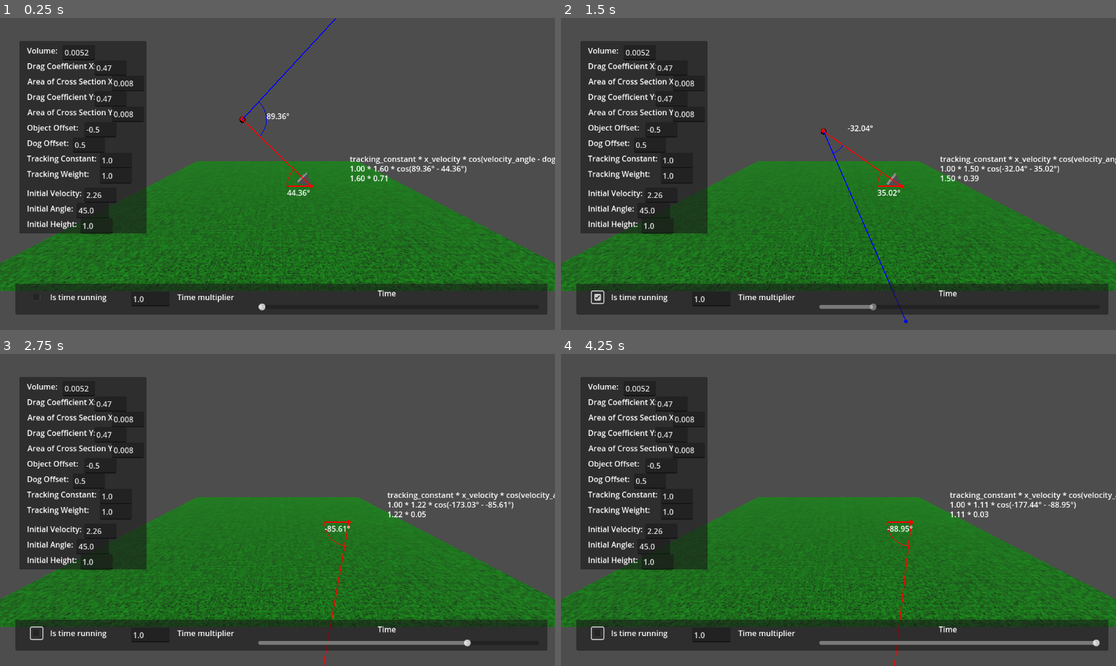
Above: before the commit, frames 1-4 (two rows, left to right).
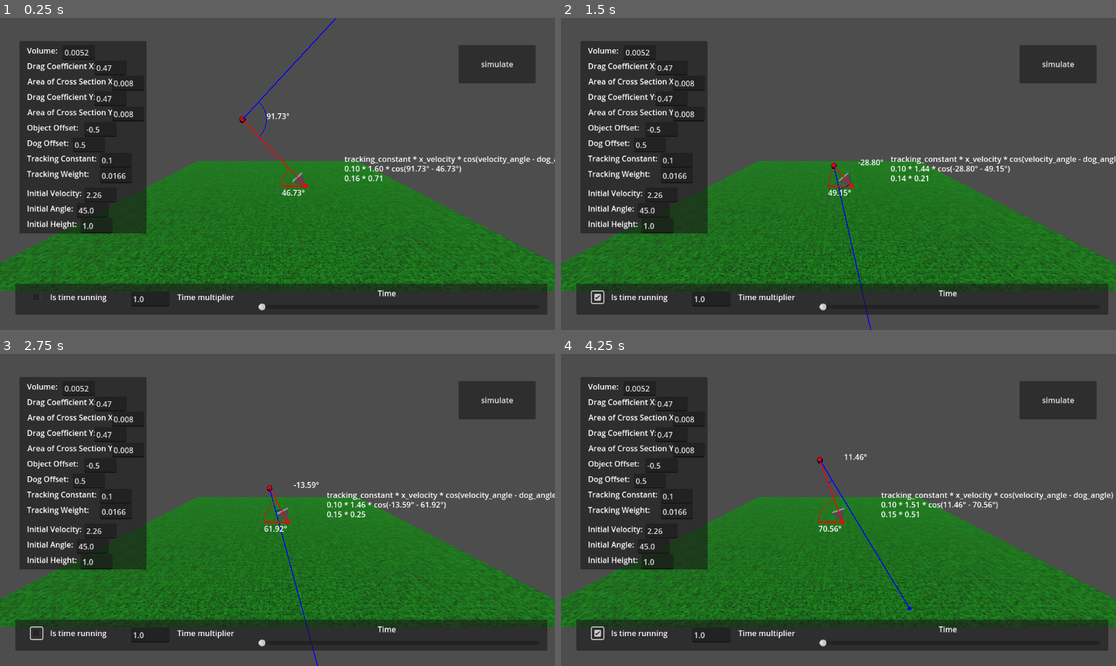
Above: after the commit, the same moments.

Repository: millioja01/fritz
Game: Godot game, scene res://main.tscn
Two runs of this game, one before a commit and one after it. Both use one fixed random seed, a clock stepped at 60 frames per second and the inputs below.
Inputs (mouse positions are in pixels of both pictures, inside the frame that each line leads up to):
- Up to frame 1 (0.25 s): no input
- Up to frame 2 (1.5 s): click (1060, 64) at 0.5 s, where only the run after the commit has a clickable "simulate"; click (599, 298) at 1.25 s
- Up to frame 3 (2.75 s): click (38, 634) at 2 s
- Up to frame 4 (4.25 s): click (1060, 400) at 2.75 s, where only the run after the commit has a clickable "simulate"; click (599, 634) at 3.5 s

The runs differ from the first frame. In frame 1, 2.8% of the frame differs, in the area x 11-100%, y 8-70%; in frame 2, 3.4%; in frame 3, 3.7%; in frame 4, 3.9%, in the area x 6-100%, y 8-100%.

Commit message:
add testing

Diff:
--- a/main.gd
+++ b/main.gd
@@ -15,9 +15,17 @@
 var drag_coefficient := 0.47 # Cd
 var area_of_cross_section := 0.008 # Ac
 var simulation_time := 0.0 # t
-var tracking_constant := 1.0
-var tracking_weighting := 1.0
-
+var tracking_constant := 0.1
+var tracking_weighting := 0.0166667
+
+var is_testing := false
+var allowed_error := deg_to_rad(22.5)
+var total_tries := 10
+var deviance := 2.0
+var x_error := 0.0
+var y_error := 0.0
+var current_try := 1
+var successes := 0
 
 func _input(event: InputEvent) -> void:
 	if event.is_action_pressed("hide"):
@@ -25,6 +33,10 @@
 
 
 func _physics_process(delta: float) -> void:
+	if is_testing:
+		testing(delta)
+		return
+
 	if %TimeCheckBox.button_pressed:
 		simulation_time += delta * %TimeMultiplier.text.to_float()
 		if simulation_time > %TimeSlider.max_value:
@@ -40,11 +52,55 @@
 	set_object_position(get_x_position(simulation_time), get_y_position(simulation_time))
 	set_object_velocity(get_x_velocity(simulation_time), get_y_velocity(simulation_time))
 
+	$Dog.position.x = get_sum_of_dog_change(delta, simulation_time) + dog_x_offset
 	update_dog_angle(simulation_time, $Dog.position.x)
+
+
+func _on_simulate_button_pressed() -> void:
+	x_error = (randf() - 0.5) * deviance * 2.0
+	y_error = (randf() - 0.5) * deviance * 2.0
+	current_try = 1
+	successes = 0
+	simulation_time = 0.0
+	is_testing = true
+
+
+func testing(delta: float) -> void:
+	if current_try > 10:
+			print(str(successes) + "/" + str(total_tries))
+			is_testing = false
+			return
+
+	if $Dog/Area3D.has_overlapping_bodies():
+		var angle := atan(get_y_velocity(simulation_time) / -get_x_velocity(simulation_time))
+		angle -= get_dog_angle(simulation_time, get_sum_of_dog_change(delta, simulation_time) + dog_x_offset)
+		angle = abs(angle)
+		print(rad_to_deg(angle))
+
+		if angle <= allowed_error:
+			successes += 1
+			print("success")
+		else:
+			print("angle is incorrect")
+
+		x_error = (randf() - 0.5) * deviance * 2.0
+		y_error = (randf() - 0.5) * deviance * 2.0
+		simulation_time = 0.0
+		current_try += 1
+	elif get_y_position(simulation_time) < 0.0:
+		x_error = (randf() - 0.5) * deviance * 2.0
+		y_error = (randf() - 0.5) * deviance * 2.0
+		simulation_time = 0.0
+		current_try += 1
+		print("hit ground")
+
+	simulation_time += delta * $CanvasLayer/Control/TimePanel/TimeMultiplier.text.to_float()
+
+	set_object_position(get_x_position(simulation_time), get_y_position(simulation_time))
+	set_object_velocity(get_x_velocity(simulation_time), get_y_velocity(simulation_time))
+
 	$Dog.position.x = get_sum_of_dog_change(delta, simulation_time) + dog_x_offset
-
-	print(rad_to_deg(get_tracking_angle(simulation_time, $Dog.position.x)))
-#	print(get_x_velocity(simulation_time))
+	update_dog_angle(simulation_time, $Dog.position.x)
 
 
 func set_object_position(x_position: float, y_position: float) -> void:
@@ -103,7 +159,7 @@
 
 func get_tracking_angle(time: float, dog_x_position: float) -> float:
 	var velocity_point := Vector2(get_x_position(time), get_y_position(time))
-	velocity_point += tracking_constant * Vector2(get_x_velocity(time), get_y_velocity(time))
+	velocity_point += tracking_constant * Vector2(get_x_velocity(time) + x_error, get_y_velocity(time) + y_error)
 	var angle := atan(velocity_point.y / (velocity_point.x - dog_x_position))
 
 	if angle < 0.0:
@@ -211,5 +267,4 @@
 func _on_height_edit_text_changed(new_text: String) -> void:
 	if new_text.to_float() == 0.0:
 		return
-
 	initial_height = new_text.to_float()
--- a/main.tscn
+++ b/main.tscn
@@ -43,8 +43,14 @@
 material = SubResource("StandardMaterial3D_miuoa")
 size = Vector3(0.05, 1, 0.05)
 
+[sub_resource type="SphereShape3D" id="SphereShape3D_0mhxp"]
+radius = 0.05
+
 [sub_resource type="PrismMesh" id="PrismMesh_8run4"]
 size = Vector3(0.2, 0.2, 0.1)
+
+[sub_resource type="BoxShape3D" id="BoxShape3D_p7u8a"]
+size = Vector3(0.1, 0.2, 0.1)
 
 [node name="Main" type="Node"]
 script = ExtResource("1_hrtbj")
@@ -62,7 +68,7 @@
 dog_path = NodePath("../../Dog")
 object_path = NodePath("../../Object")
 velocity_path = NodePath("../../Object/VelocityArrow")
-tracking_path = NodePath("TrackingEdit")
+tracking_path = NodePath("VariablePanel/TrackingEdit")
 
 [node name="TimePanel" type="Panel" parent="CanvasLayer/Control"]
 layout_mode = 0
@@ -142,253 +148,351 @@
 anchor_bottom = 0.691358
 metadata/_edit_use_anchors_ = true
 
-[node name="Volume" type="Label" parent="CanvasLayer/Control"]
+[node name="Volume" type="Label" parent="CanvasLayer/Control/VariablePanel"]
 layout_mode = 1
 anchors_preset = -1
 anchor_left = 0.0486145
 anchor_top = 0.0864198
 anchor_right = 0.159726
 anchor_bottom = 0.135803
+offset_left = 3.16969
+offset_top = -26.5679
+offset_right = 37.8362
+offset_bottom = -20.3212
 text = "Volume:"
 metadata/_edit_use_anchors_ = true
 
-[node name="VolumeEdit" type="LineEdit" parent="CanvasLayer/Control"]
+[node name="VolumeEdit" type="LineEdit" parent="CanvasLayer/Control/VariablePanel"]
 layout_mode = 1
 anchors_preset = -1
 anchor_left = 0.112847
 anchor_top = 0.0864198
 anchor_right = 0.171061
 anchor_bottom = 0.135802
+offset_left = 60.2081
+offset_top = -26.5679
+offset_right = 111.902
+offset_bottom = -15.3208
 text = "0.0052"
 metadata/_edit_use_anchors_ = true
 
-[node name="DragCoefficientX" type="Label" parent="CanvasLayer/Control"]
+[node name="DragCoefficientX" type="Label" parent="CanvasLayer/Control/VariablePanel"]
 layout_mode = 1
 anchors_preset = -1
 anchor_left = 0.0486111
 anchor_top = 0.135802
 anchor_right = 0.172743
 anchor_bottom = 0.185185
+offset_left = 3.16667
+offset_top = -14.3211
+offset_right = 113.396
+offset_bottom = -8.07431
 text = "Drag Coefficient X:"
 metadata/_edit_use_anchors_ = true
 
-[node name="DragEditX" type="LineEdit" parent="CanvasLayer/Control"]
+[node name="DragEditX" type="LineEdit" parent="CanvasLayer/Control/VariablePanel"]
 layout_mode = 1
 anchors_preset = -1
 anchor_left = 0.170139
 anchor_top = 0.135802
 anchor_right = 0.228353
 anchor_bottom = 0.185185
+offset_left = 111.083
+offset_top = -14.3211
+offset_right = 162.777
+offset_bottom = -3.07431
 text = "0.47"
 metadata/_edit_use_anchors_ = true
 
-[node name="AreaCrossSectionX" type="Label" parent="CanvasLayer/Control"]
+[node name="AreaCrossSectionX" type="Label" parent="CanvasLayer/Control/VariablePanel"]
 layout_mode = 1
 anchors_preset = -1
 anchor_left = 0.0490486
 anchor_top = 0.185185
 anchor_right = 0.207035
 anchor_bottom = 0.234568
+offset_left = 3.55517
+offset_top = -2.07413
+offset_right = 143.847
+offset_bottom = 4.17268
 text = "Area of Cross Section X:"
 metadata/_edit_use_anchors_ = true
 
-[node name="CrossSectionAreaX" type="LineEdit" parent="CanvasLayer/Control"]
+[node name="CrossSectionAreaX" type="LineEdit" parent="CanvasLayer/Control/VariablePanel"]
 layout_mode = 1
 anchors_preset = -1
 anchor_left = 0.201389
 anchor_top = 0.185185
 anchor_right = 0.259603
 anchor_bottom = 0.234568
+offset_left = 138.833
+offset_top = -2.07413
+offset_right = 190.527
+offset_bottom = 9.17268
 text = "0.008"
 metadata/_edit_use_anchors_ = true
 
-[node name="DragCoefficientY" type="Label" parent="CanvasLayer/Control"]
+[node name="DragCoefficientY" type="Label" parent="CanvasLayer/Control/VariablePanel"]
 layout_mode = 1
 anchors_preset = -1
 anchor_left = 0.0486111
 anchor_top = 0.234568
 anchor_right = 0.172743
 anchor_bottom = 0.283951
+offset_left = 3.16667
+offset_top = 10.1729
+offset_right = 113.396
+offset_bottom = 16.4197
 text = "Drag Coefficient Y:"
 metadata/_edit_use_anchors_ = true
 
-[node name="DragEditY" type="LineEdit" parent="CanvasLayer/Control"]
+[node name="DragEditY" type="LineEdit" parent="CanvasLayer/Control/VariablePanel"]
 layout_mode = 1
 anchors_preset = -1
 anchor_left = 0.170139
 anchor_top = 0.234568
 anchor_right = 0.228353
 anchor_bottom = 0.283951
+offset_left = 111.083
+offset_top = 10.1729
+offset_right = 162.777
+offset_bottom = 21.4197
 text = "0.47"
 metadata/_edit_use_anchors_ = true
 
-[node name="AreaCrossSectionY" type="Label" parent="CanvasLayer/Control"]
+[node name="AreaCrossSectionY" type="Label" parent="CanvasLayer/Control/VariablePanel"]
 layout_mode = 1
 anchors_preset = -1
 anchor_left = 0.0490486
 anchor_top = 0.283951
 anchor_right = 0.207035
 anchor_bottom = 0.333334
+offset_left = 3.55517
+offset_top = 22.4199
+offset_right = 143.847
+offset_bottom = 28.6667
 text = "Area of Cross Section Y:"
 metadata/_edit_use_anchors_ = true
 
-[node name="CrossSectionAreaY" type="LineEdit" parent="CanvasLayer/Control"]
+[node name="CrossSectionAreaY" type="LineEdit" parent="CanvasLayer/Control/VariablePanel"]
 layout_mode = 1
 anchors_preset = -1
 anchor_left = 0.201389
 anchor_top = 0.283951
 anchor_right = 0.259603
 anchor_bottom = 0.333334
+offset_left = 138.833
+offset_top = 22.4199
+offset_right = 190.527
+offset_bottom = 33.6667
 text = "0.008"
 metadata/_edit_use_anchors_ = true
 
-[node name="ObjectOffset" type="Label" parent="CanvasLayer/Control"]
+[node name="ObjectOffset" type="Label" parent="CanvasLayer/Control/VariablePanel"]
 layout_mode = 1
 anchors_preset = -1
 anchor_left = 0.0486111
 anchor_top = 0.333334
 anchor_right = 0.159722
 anchor_bottom = 0.382716
+offset_left = 3.16667
+offset_top = 34.6668
+offset_right = 80.8334
+offset_bottom = 40.914
 text = "Object Offset:"
 metadata/_edit_use_anchors_ = true
 
-[node name="ObjectEdit" type="LineEdit" parent="CanvasLayer/Control"]
+[node name="ObjectEdit" type="LineEdit" parent="CanvasLayer/Control/VariablePanel"]
 layout_mode = 1
 anchors_preset = -1
 anchor_left = 0.15234
 anchor_top = 0.333334
 anchor_right = 0.210554
 anchor_bottom = 0.382716
+offset_left = 95.2779
+offset_top = 34.6668
+offset_right = 146.972
+offset_bottom = 45.914
 text = "-0.5"
 metadata/_edit_use_anchors_ = true
 
-[node name="DogOffset" type="Label" parent="CanvasLayer/Control"]
+[node name="DogOffset" type="Label" parent="CanvasLayer/Control/VariablePanel"]
 layout_mode = 1
 anchors_preset = -1
 anchor_left = 0.0486111
 anchor_top = 0.382717
 anchor_right = 0.159722
 anchor_bottom = 0.432099
-offset_top = 1.52588e-05
+offset_left = 3.16667
+offset_top = 46.9138
+offset_right = 60.8334
+offset_bottom = 53.161
 text = "Dog Offset:"
 metadata/_edit_use_anchors_ = true
 
-[node name="DogEdit" type="LineEdit" parent="CanvasLayer/Control"]
+[node name="DogEdit" type="LineEdit" parent="CanvasLayer/Control/VariablePanel"]
 layout_mode = 1
 anchors_preset = -1
 anchor_left = 0.131507
 anchor_top = 0.382717
 anchor_right = 0.189721
 anchor_bottom = 0.432099
-offset_top = 1.52588e-05
+offset_left = 76.7782
+offset_top = 46.9138
+offset_right = 128.472
+offset_bottom = 58.161
 text = "0.5"
 metadata/_edit_use_anchors_ = true
 
-[node name="TrackingConstant" type="Label" parent="CanvasLayer/Control"]
+[node name="TrackingConstant" type="Label" parent="CanvasLayer/Control/VariablePanel"]
 layout_mode = 1
 anchors_preset = -1
 anchor_left = 0.0490416
 anchor_top = 0.432099
 anchor_right = 0.178382
 anchor_bottom = 0.481482
+offset_left = 3.54895
+offset_top = 59.1606
+offset_right = 118.403
+offset_bottom = 65.4073
 text = "Tracking Constant: "
 metadata/_edit_use_anchors_ = true
 
-[node name="TrackingEdit" type="LineEdit" parent="CanvasLayer/Control"]
+[node name="TrackingEdit" type="LineEdit" parent="CanvasLayer/Control/VariablePanel"]
 layout_mode = 1
 anchors_preset = -1
 anchor_left = 0.180118
 anchor_top = 0.432099
 anchor_right = 0.238332
 anchor_bottom = 0.481481
-text = "1.0"
-metadata/_edit_use_anchors_ = true
-
-[node name="TrackingWeight" type="Label" parent="CanvasLayer/Control"]
+offset_left = 119.945
+offset_top = 59.1606
+offset_right = 171.639
+offset_bottom = 70.4078
+text = "0.1"
+metadata/_edit_use_anchors_ = true
+
+[node name="TrackingWeight" type="Label" parent="CanvasLayer/Control/VariablePanel"]
 layout_mode = 1
 anchors_preset = -1
 anchor_left = 0.0486111
 anchor_top = 0.481482
 anchor_right = 0.164062
 anchor_bottom = 0.530865
+offset_left = 3.16667
+offset_top = 71.4075
+offset_right = 105.688
+offset_bottom = 77.6543
 text = "Tracking Weight: "
 metadata/_edit_use_anchors_ = true
 
-[node name="WeightEdit" type="LineEdit" parent="CanvasLayer/Control"]
+[node name="WeightEdit" type="LineEdit" parent="CanvasLayer/Control/VariablePanel"]
 layout_mode = 1
 anchors_preset = -1
 anchor_left = 0.179688
 anchor_top = 0.481481
 anchor_right = 0.237902
 anchor_bottom = 0.530864
-text = "1.0"
-metadata/_edit_use_anchors_ = true
-
-[node name="InitialVelocity" type="Label" parent="CanvasLayer/Control"]
+offset_left = 119.563
+offset_top = 71.4073
+offset_right = 171.257
+offset_bottom = 82.6541
+text = "0.0166667"
+metadata/_edit_use_anchors_ = true
+
+[node name="InitialVelocity" type="Label" parent="CanvasLayer/Control/VariablePanel"]
 layout_mode = 1
 anchors_preset = -1
 anchor_left = 0.0486111
 anchor_top = 0.54321
 anchor_right = 0.159722
 anchor_bottom = 0.592593
-offset_bottom = 3.05176e-05
+offset_left = 3.16667
+offset_top = 86.7161
+offset_right = 87.8334
+offset_bottom = 92.9629
 text = "Initial Velocity:
 "
 metadata/_edit_use_anchors_ = true
 
-[node name="VelocityEdit" type="LineEdit" parent="CanvasLayer/Control"]
+[node name="VelocityEdit" type="LineEdit" parent="CanvasLayer/Control/VariablePanel"]
 layout_mode = 1
 anchors_preset = -1
 anchor_left = 0.15191
 anchor_top = 0.54321
 anchor_right = 0.210124
 anchor_bottom = 0.592593
-offset_top = 3.05176e-05
+offset_left = 94.8961
+offset_top = 86.7161
+offset_right = 146.59
+offset_bottom = 97.963
 text = "2.26"
 metadata/_edit_use_anchors_ = true
 
-[node name="InitialAngle" type="Label" parent="CanvasLayer/Control"]
+[node name="InitialAngle" type="Label" parent="CanvasLayer/Control/VariablePanel"]
 layout_mode = 1
 anchors_preset = -1
 anchor_left = 0.0486111
 anchor_top = 0.592593
 anchor_right = 0.159722
 anchor_bottom = 0.641976
-offset_bottom = 3.05176e-05
+offset_left = 3.16667
+offset_top = 98.9631
+offset_right = 69.8334
+offset_bottom = 105.21
 text = "Initial Angle:"
 metadata/_edit_use_anchors_ = true
 
-[node name="AngleEdit" type="LineEdit" parent="CanvasLayer/Control"]
+[node name="AngleEdit" type="LineEdit" parent="CanvasLayer/Control/VariablePanel"]
 layout_mode = 1
 anchors_preset = -1
 anchor_left = 0.138021
 anchor_top = 0.592593
 anchor_right = 0.196235
 anchor_bottom = 0.641975
-offset_top = -3.05176e-05
+offset_left = 82.5627
+offset_top = 98.9631
+offset_right = 134.257
+offset_bottom = 110.21
 text = "45.0"
 metadata/_edit_use_anchors_ = true
 
-[node name="InitialHeight" type="Label" parent="CanvasLayer/Control"]
+[node name="InitialHeight" type="Label" parent="CanvasLayer/Control/VariablePanel"]
 layout_mode = 1
 anchors_preset = -1
 anchor_left = 0.0486111
 anchor_top = 0.641976
 anchor_right = 0.159722
 anchor_bottom = 0.691359
-offset_bottom = -3.05176e-05
+offset_left = 3.16667
+offset_top = 111.21
+offset_right = 77.8334
+offset_bottom = 117.457
 text = "Initial Height:"
 metadata/_edit_use_anchors_ = true
 
-[node name="HeightEdit" type="LineEdit" parent="CanvasLayer/Control"]
+[node name="HeightEdit" type="LineEdit" parent="CanvasLayer/Control/VariablePanel"]
 layout_mode = 1
 anchors_preset = -1
 anchor_left = 0.144965
 anchor_top = 0.641976
 anchor_right = 0.203179
 anchor_bottom = 0.691358
-offset_top = -3.05176e-05
+offset_left = 88.7289
+offset_top = 111.21
+offset_right = 140.423
+offset_bottom = 122.457
 text = "1.0"
+metadata/_edit_use_anchors_ = true
+
+[node name="SimulateButton" type="Button" parent="CanvasLayer/Control"]
+layout_mode = 1
+anchors_preset = -1
+anchor_left = 0.826389
+anchor_top = 0.0864198
+anchor_right = 0.965278
+anchor_bottom = 0.209877
+text = "simulate"
 metadata/_edit_use_anchors_ = true
 
 [node name="DirectionalLight3D" type="DirectionalLight3D" parent="."]
@@ -416,6 +520,11 @@
 mesh = SubResource("PrismMesh_xartr")
 skeleton = NodePath("../..")
 
+[node name="CharacterBody3D" type="CharacterBody3D" parent="Object"]
+
+[node name="CollisionShape3D" type="CollisionShape3D" parent="Object/CharacterBody3D"]
+shape = SubResource("SphereShape3D_0mhxp")
+
 [node name="Dog" type="Node3D" parent="."]
 transform = Transform3D(0.0174524, 0.999848, -8.74228e-08, 0.999848, -0.0174524, 0, -1.52573e-09, -8.74095e-08, -1, 0.5, 0, 0)
 
@@ -423,15 +532,22 @@
 transform = Transform3D(-1.31134e-07, -1, -8.74228e-08, -1, 1.31134e-07, 0, 1.14641e-14, 8.74228e-08, -1, 0.1, 0, 1.74846e-08)
 mesh = SubResource("PrismMesh_8run4")
 
-[connection signal="text_changed" from="CanvasLayer/Control/VolumeEdit" to="." method="_on_volume_edit_text_changed"]
-[connection signal="text_changed" from="CanvasLayer/Control/DragEditX" to="." method="_on_drag_edit_x_text_changed"]
-[connection signal="text_changed" from="CanvasLayer/Control/CrossSectionAreaX" to="." method="_on_cross_section_area_x_text_changed"]
-[connection signal="text_changed" from="CanvasLayer/Control/DragEditY" to="." method="_on_drag_edit_y_text_changed"]
-[connection signal="text_changed" from="CanvasLayer/Control/CrossSectionAreaY" to="." method="_on_cross_section_area_y_text_changed"]
-[connection signal="text_changed" from="CanvasLayer/Control/ObjectEdit" to="." method="_on_object_edit_text_changed"]
-[connection signal="text_changed" from="CanvasLayer/Control/DogEdit" to="." method="_on_dog_edit_text_changed"]
-[connection signal="text_changed" from="CanvasLayer/Control/TrackingEdit" to="." method="_on_tracking_edit_text_changed"]
-[connection signal="text_changed" from="CanvasLayer/Control/WeightEdit" to="." method="_on_weight_edit_text_changed"]
-[connection signal="text_changed" from="CanvasLayer/Control/VelocityEdit" to="." method="_on_velocity_edit_text_changed"]
-[connection signal="text_changed" from="CanvasLayer/Control/AngleEdit" to="." method="_on_angle_edit_text_changed"]
-[connection signal="text_changed" from="CanvasLayer/Control/HeightEdit" to="." method="_on_height_edit_text_changed"]
+[node name="Area3D" type="Area3D" parent="Dog"]
+
+[node name="CollisionShape3D" type="CollisionShape3D" parent="Dog/Area3D"]
+transform = Transform3D(1, 1.33364e-16, 4.44089e-16, 1.33363e-16, 1, 0, -4.44089e-16, -2.84217e-14, 1, 0.15, -0.002, 0)
+shape = SubResource("BoxShape3D_p7u8a")
+
+[connection signal="text_changed" from="CanvasLayer/Control/VariablePanel/VolumeEdit" to="." method="_on_volume_edit_text_changed"]
+[connection signal="text_changed" from="CanvasLayer/Control/VariablePanel/DragEditX" to="." method="_on_drag_edit_x_text_changed"]
+[connection signal="text_changed" from="CanvasLayer/Control/VariablePanel/CrossSectionAreaX" to="." method="_on_cross_section_area_x_text_changed"]
+[connection signal="text_changed" from="CanvasLayer/Control/VariablePanel/DragEditY" to="." method="_on_drag_edit_y_text_changed"]
+[connection signal="text_changed" from="CanvasLayer/Control/VariablePanel/CrossSectionAreaY" to="." method="_on_cross_section_area_y_text_changed"]
+[connection signal="text_changed" from="CanvasLayer/Control/VariablePanel/ObjectEdit" to="." method="_on_object_edit_text_changed"]
+[connection signal="text_changed" from="CanvasLayer/Control/VariablePanel/DogEdit" to="." method="_on_dog_edit_text_changed"]
+[connection signal="text_changed" from="CanvasLayer/Control/VariablePanel/TrackingEdit" to="." method="_on_tracking_edit_text_changed"]
+[connection signal="text_changed" from="CanvasLayer/Control/VariablePanel/WeightEdit" to="." method="_on_weight_edit_text_changed"]
+[connection signal="text_changed" from="CanvasLayer/Control/VariablePanel/VelocityEdit" to="." method="_on_velocity_edit_text_changed"]
+[connection signal="text_changed" from="CanvasLayer/Control/VariablePanel/AngleEdit" to="." method="_on_angle_edit_text_changed"]
+[connection signal="text_changed" from="CanvasLayer/Control/VariablePanel/HeightEdit" to="." method="_on_height_edit_text_changed"]
+[connection signal="pressed" from="CanvasLayer/Control/SimulateButton" to="." method="_on_simulate_button_pressed"]
Not shown: 1 places in main.tscn that only renumber resources
